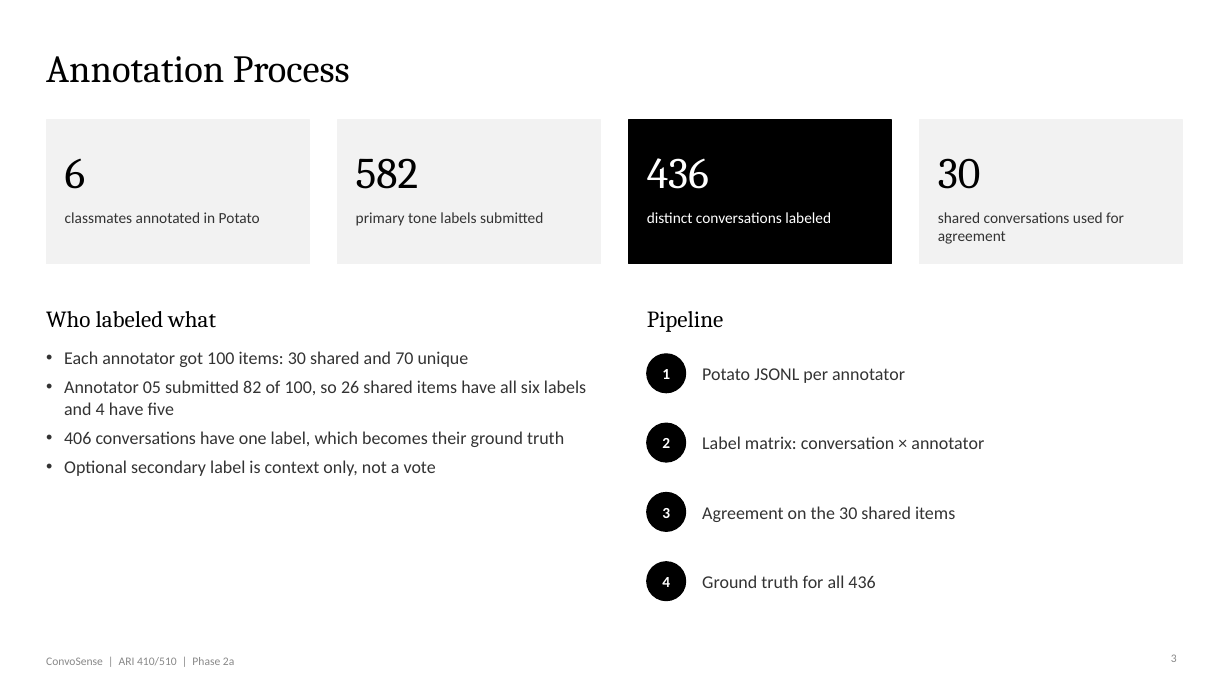
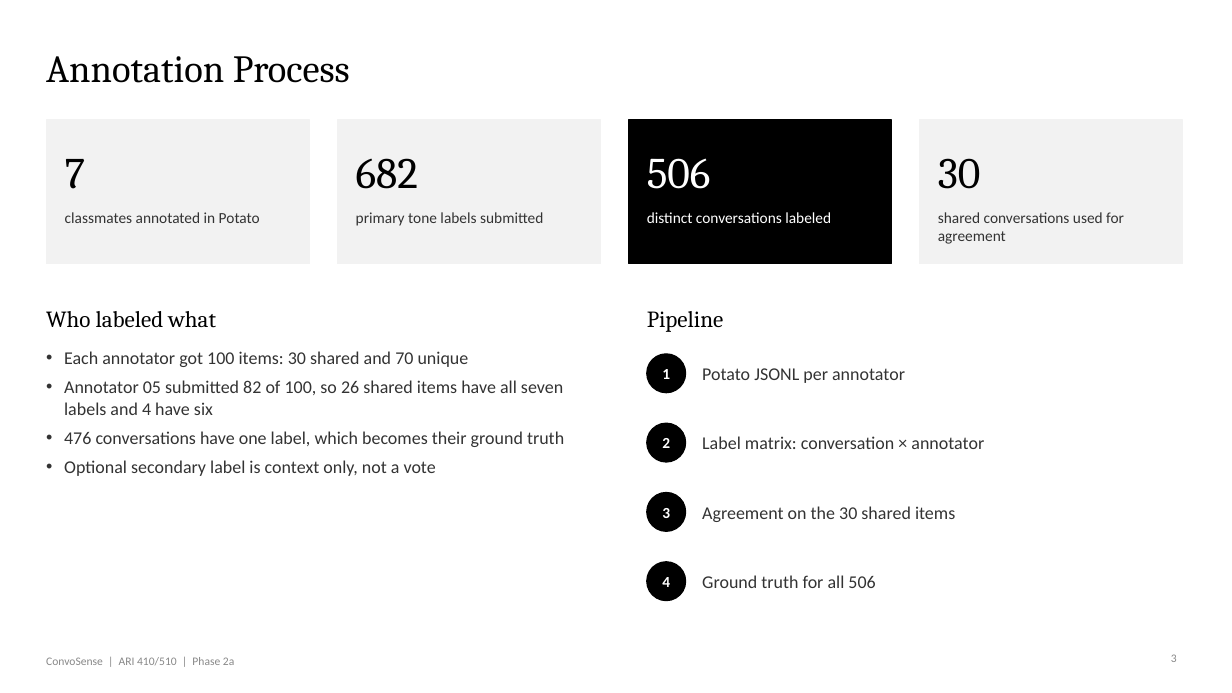
Before and after one commit to VenkatRepaka/CONVOSENSE, a slide deck: slide 3 of docs/phase2a.pptx. Drawn at 1232x693 pixels with LibreOffice and Linux fonts; fonts in the diff are those of the drawing. Boxes give left, top, right and bottom in pixels: in the first picture for what was removed or moved away, otherwise in the second. Text is boxed around its words. In the diff, an @@ line names an element or a change of style, - is before the commit and + after.

```diff
--- a/docs/phase2a.pptx
+++ b/docs/phase2a.pptx
@@ text at (x1=65, y1=159, x2=85, y2=189): text changed @@
-6
+7
@@ text at (x1=356, y1=158, x2=418, y2=189): text changed @@
-582
+682
@@ text at (x1=647, y1=158, x2=711, y2=189): text changed @@
-436
+506
@@ text at (x1=64, y1=380, x2=564, y2=447): text changed @@
-• Annotator 05 submitted 82 of 100, so 26 shared items have all six labels and 4 have five
-• 406 conversations have one label, which becomes their ground truth
+• Annotator 05 submitted 82 of 100, so 26 shared items have all seven labels and 4 have six
+• 476 conversations have one label, which becomes their ground truth
@@ text at (x1=702, y1=575, x2=875, y2=588): text changed @@
-Ground truth for all 436
+Ground truth for all 506
```
Also in this commit, not shown: 9 other slides changed, 43 other files.
